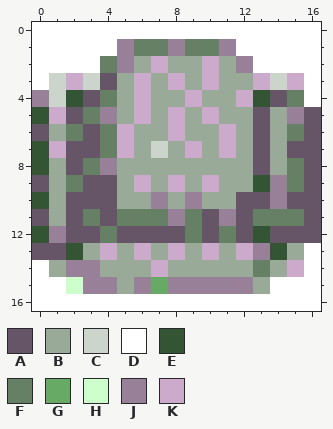
Two versions of one pixel-art sprite, MovieSpringProject/src/main/resources/static/unavailable.gif. That is the earlier state.
The file is 17x17 pixels.
Palette (. is transparent): A #665566  B #99aa99  C #ccd5cc  D #ffffff  E #335533  F #668066  G #66aa66  H #ccffcc  J #998099  K #ccaacc
Pixels before, first column x 0:
 0 DDDDDDDDDDDDDDDDD
 1 DDDDDJFFJFFJDDDDD
 2 DDDDFJBKBBKBJDDDD
 3 DCKCABKBKBKBBKCKD
 4 JCEAFBKBBKBBKEAFD
 5 EKAFJBKBKBKBBABJA
 6 ABFAFKBBKBBKBABFA
 7 EKAAFKBCBKBKBABAA
 8 EBAFJBBBBBBBBABFA
 9 ABFAABKBKBKBBEJFA
10 EBAAABBJBJBBAAJAA
11 ABAFAFFFJFAJAFFFA
12 EJAAFAAAAFAFAEAAA
13 AAEBKBKBKBKBKJEBD
14 DBJJBBBKBBBBBFBKD
15 DDHJJBJGJJJJJBDDD
16 DDDDDDDDDDDDDDDDD
After the commit:
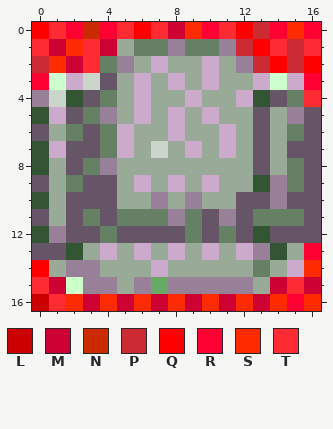
Colours new in this view: L #cc0000  M #cc0033  N #cc2b00  P #cc2b33  Q #ff0000  R #ff0033  S #ff2b00  T #ff2b33
From old to new:
Changed rows in their new state; - is an unchanged pixel.
first column x 0:
 0 QTRNRTQTMSRTQPRSR
 1 TMSTMB------PQTPT
 2 PSMT---------PQPQ
 3 RH------------H-R
 4 ----------------T
first column x 0:
13 ----------------R
14 Q---------------S
15 TM------------MTM
16 LTSMSMSMSMSMSMSRS
Pixel boxes of the changes (left, top, right, bottom) in both pictures:
changed: (32, 22, 321, 107)
changed: (32, 243, 321, 311)
